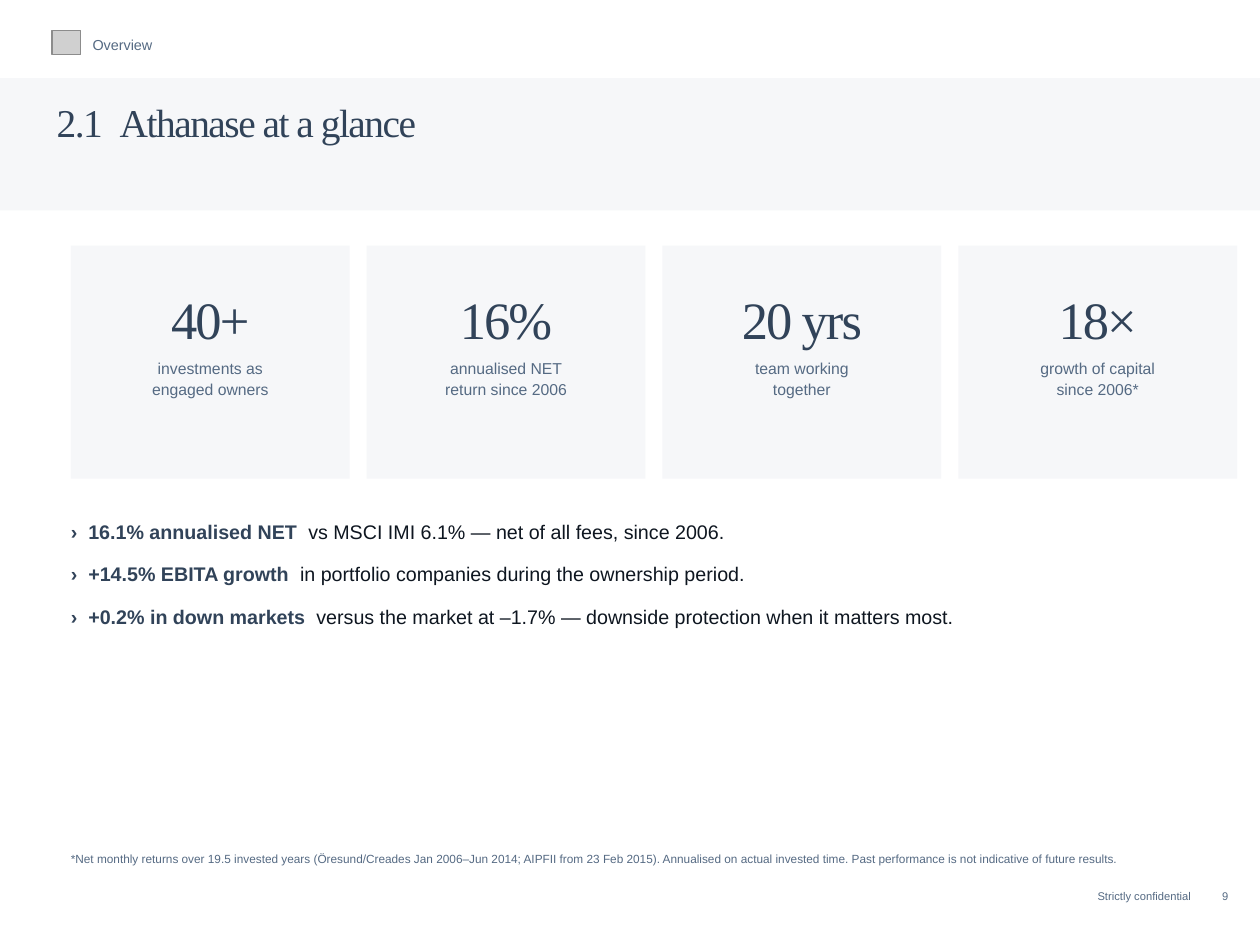
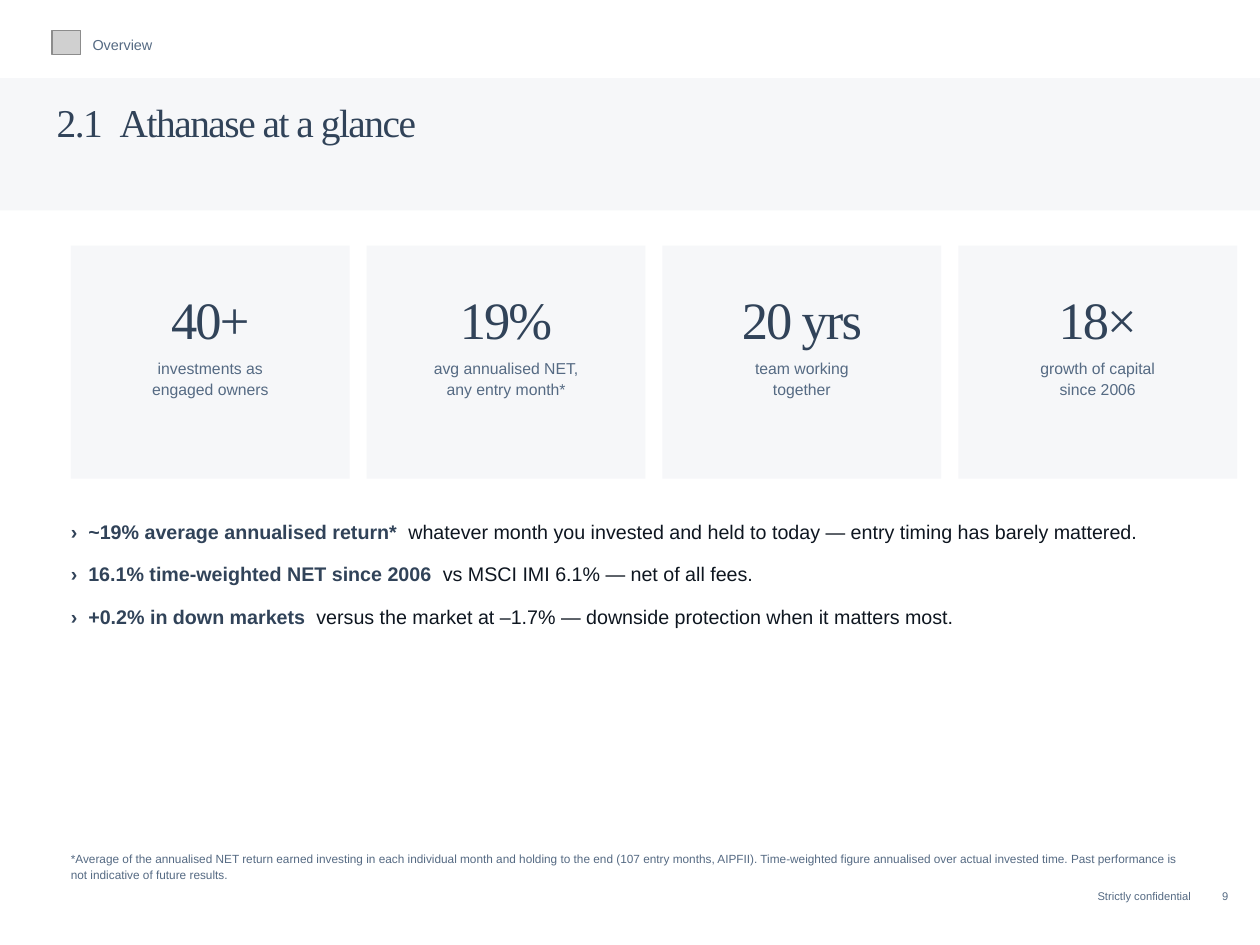
Before and after one commit to charette-lab/Claude, a slide deck: slide 12 of Athanase_Engaged_Ownership_Allocator_Deck.pptx. Drawn at 1260x945 pixels with LibreOffice and Linux fonts; fonts in the diff are those of the drawing; grey boxes stand for pictures. Boxes give left, top, right and bottom in pixels: in the first picture for what was removed or moved away, otherwise in the second. Text is boxed around its words. In the diff, an @@ line names an element or a change of style, - is before the commit and + after.

```diff
--- a/Athanase_Engaged_Ownership_Allocator_Deck.pptx
+++ b/Athanase_Engaged_Ownership_Allocator_Deck.pptx
@@ text at <box>434,304,578,399</box>: text changed @@
-16%
-annualised NET
-return since 2006
+19%
+avg annualised NET,
+any entry month*
@@ text at <box>1060,383,1136,395</box>: text changed @@
-since 2006*
+since 2006
@@ text at <box>88,524,1137,585</box>: text changed @@
-› 16.1% annualised NET vs MSCI IMI 6.1% — net of all fees, since 2006.
-› +14.5% EBITA growth in portfolio companies during the ownership period.
+› ~19% average annualised return* whatever month you invested and held to today — entry timing has barely mattered.
+› 16.1% time-weighted NET since 2006 vs MSCI IMI 6.1% — net of all fees.
@@ text at <box>71,854,1177,879</box>: text changed @@
-*Net monthly returns over 19.5 invested years (Öresund/Creades Jan 2006–Jun 2014; AIPFII from 23 Feb 2015). Annualised on actual invested time. Past performance is not indicative of future results.
+*Average of the annualised NET return earned investing in each individual month and holding to the end (107 entry months, AIPFII). Time-weighted figure annualised over actual invested time. Past performance is not indicative of future results.
```
Also in this commit, not shown: 1 other file.
